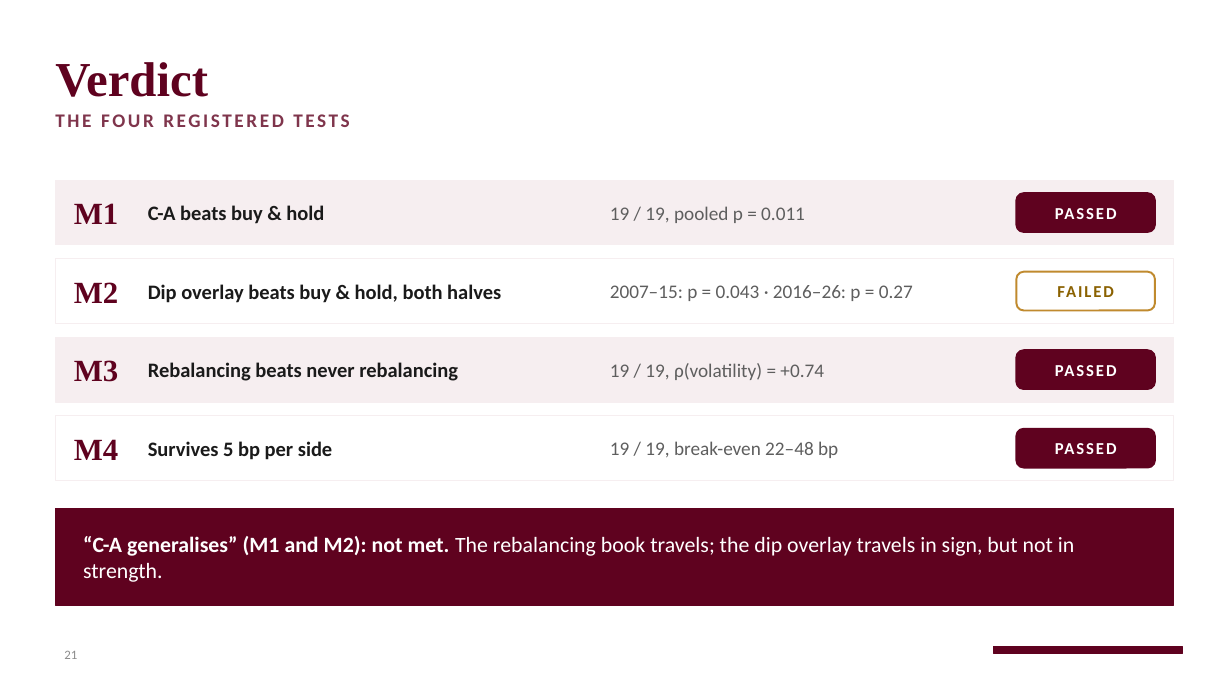
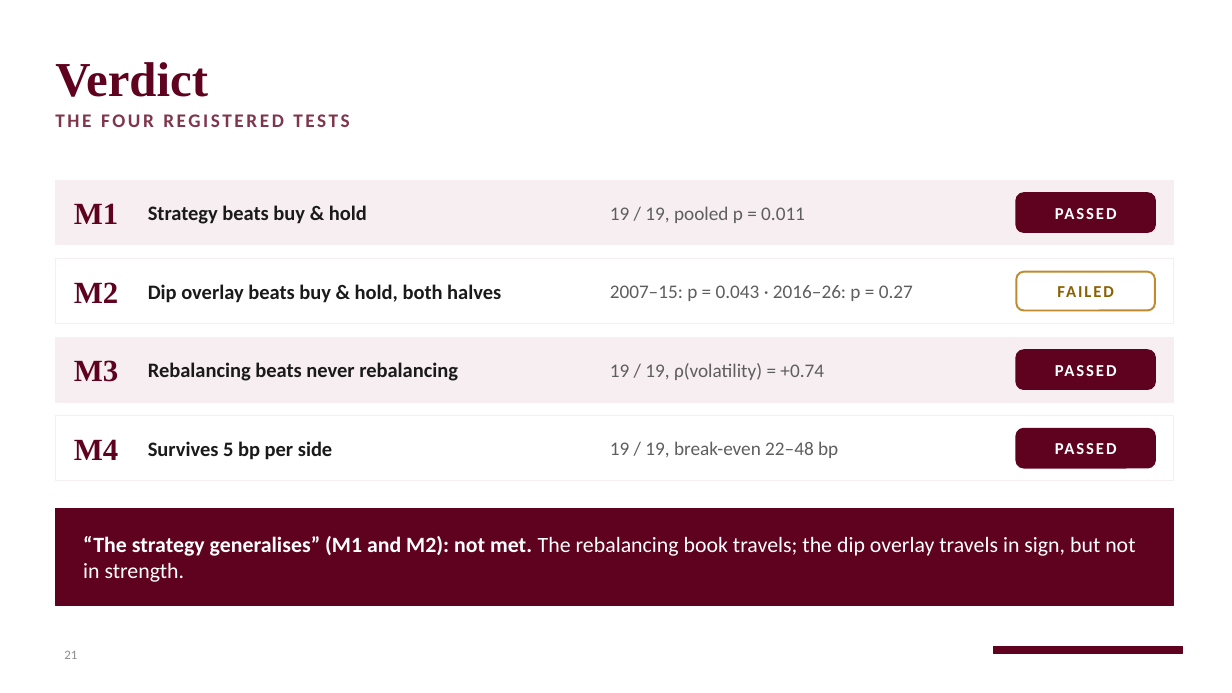
Before and after one commit to RobinHumberg/regime-diversified-mean-reversion, a slide deck: slide 21 of presentation/regime_mr_other_markets.pptx. Drawn at 1232x693 pixels with LibreOffice and Linux fonts; fonts in the diff are those of the drawing; background and template pictures are left out. Boxes give left, top, right and bottom in pixels: in the first picture for what was removed or moved away, otherwise in the second. Text is boxed around its words. In the diff, an @@ line names an element or a change of style, - is before the commit and + after.

```diff
--- a/presentation/regime_mr_other_markets.pptx
+++ b/presentation/regime_mr_other_markets.pptx
@@ text at (148, 205, 367, 224): text changed @@
-C-A beats buy & hold
+Strategy beats buy & hold
@@ text at (83, 536, 1135, 582): text changed @@
-“C-A generalises” (M1 and M2): not met. The rebalancing book travels; the dip overlay travels in sign, but not in strength.
+“The strategy generalises” (M1 and M2): not met. The rebalancing book travels; the dip overlay travels in sign, but not in strength.
```
Also in this commit, not shown: 11 other slides changed, 3 other files.
